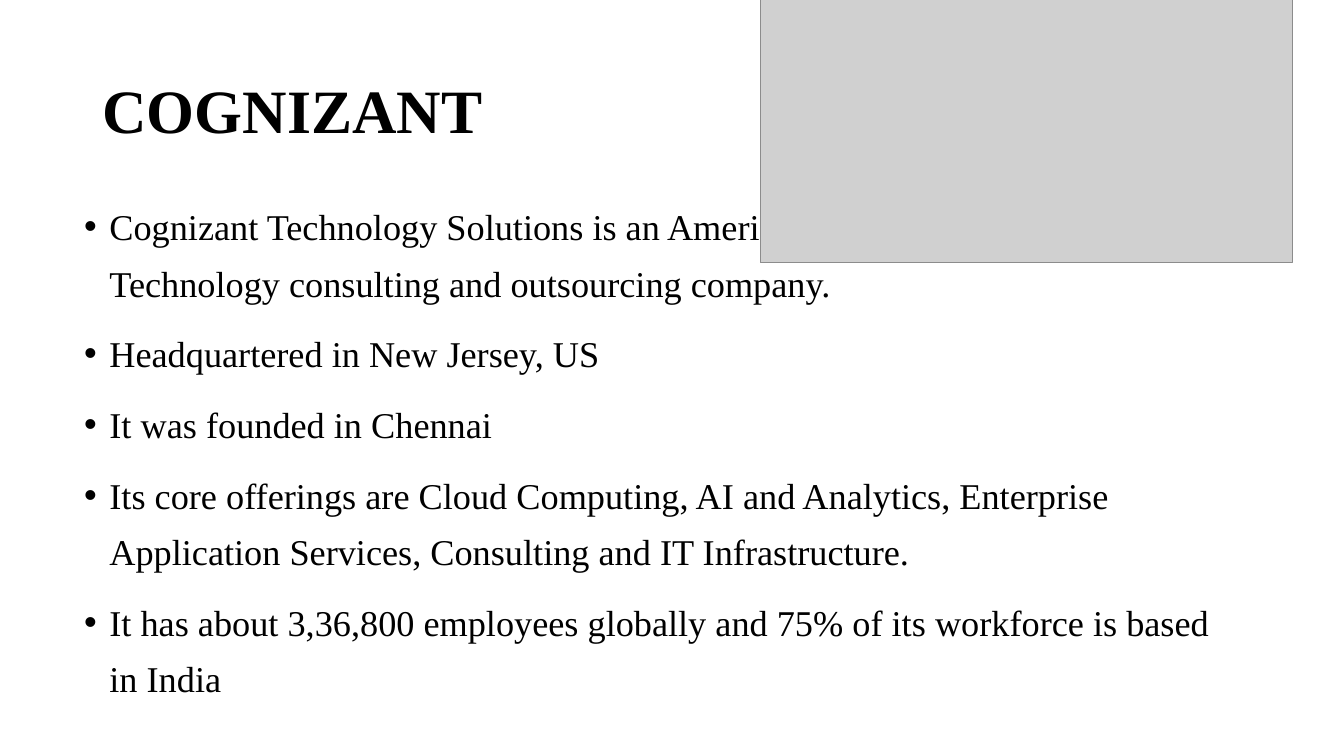
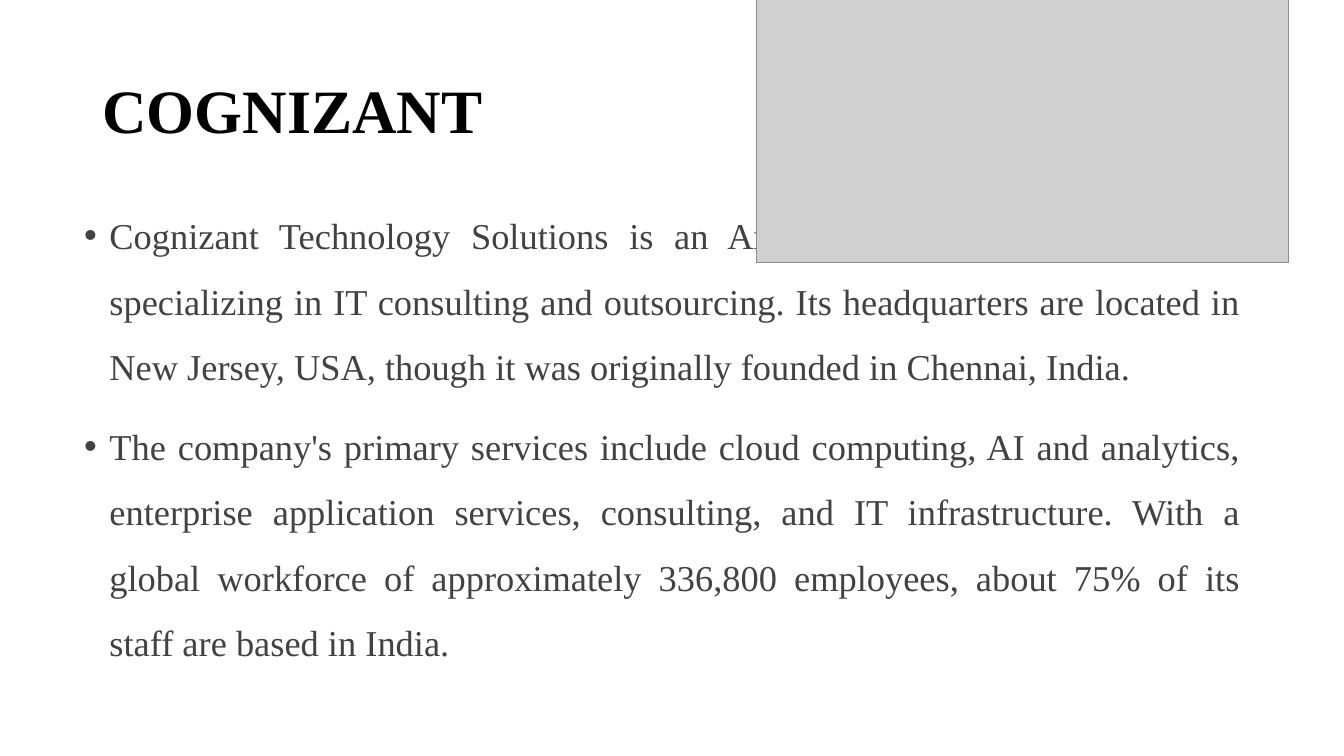
Before and after one commit to hariniariv/Report, a slide deck: slide 3 of ORACLE APEX.pptx. Drawn at 1344x756 pixels with LibreOffice and Linux fonts; fonts in the diff are those of the drawing; grey boxes stand for pictures. Boxes give left, top, right and bottom in pixels: in the first picture for what was removed or moved away, otherwise in the second. Text is boxed around its words. In the diff, an @@ line names an element or a change of style, - is before the commit and + after.

```diff
--- a/ORACLE APEX.pptx
+++ b/ORACLE APEX.pptx
@@ text at [109, 221, 1239, 657]: text changed; size 25.9 to 26 pt; text colour #000000 to #424242 @@
-• Cognizant Technology Solutions is an American Multinational Information Technology consulting and outsourcing company.
-• Headquartered in New Jersey, US
-• It was founded in Chennai
-• Its core offerings are Cloud Computing, AI and Analytics, Enterprise Application Services, Consulting and IT Infrastructure.
-• It has about 3,36,800 employees globally and 75% of its workforce is based in India
+• Cognizant Technology Solutions is an American multinational company specializing in IT consulting and outsourcing. Its headquarters are located in New Jersey, USA, though it was originally founded in Chennai, India.
+• The company's primary services include cloud computing, AI and analytics, enterprise application services, consulting, and IT infrastructure. With a global workforce of approximately 336,800 employees, about 75% of its staff are based in India.
```
Also in this commit, not shown: 15 other slides changed, 4 slides added, 5 slides removed.
